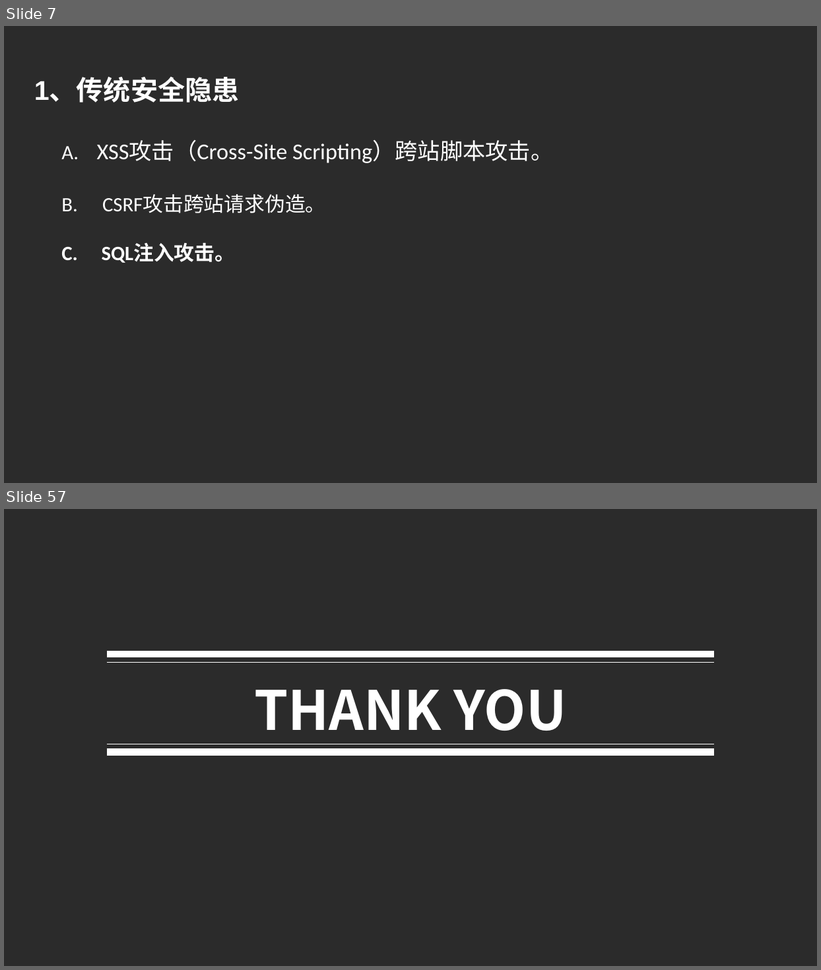
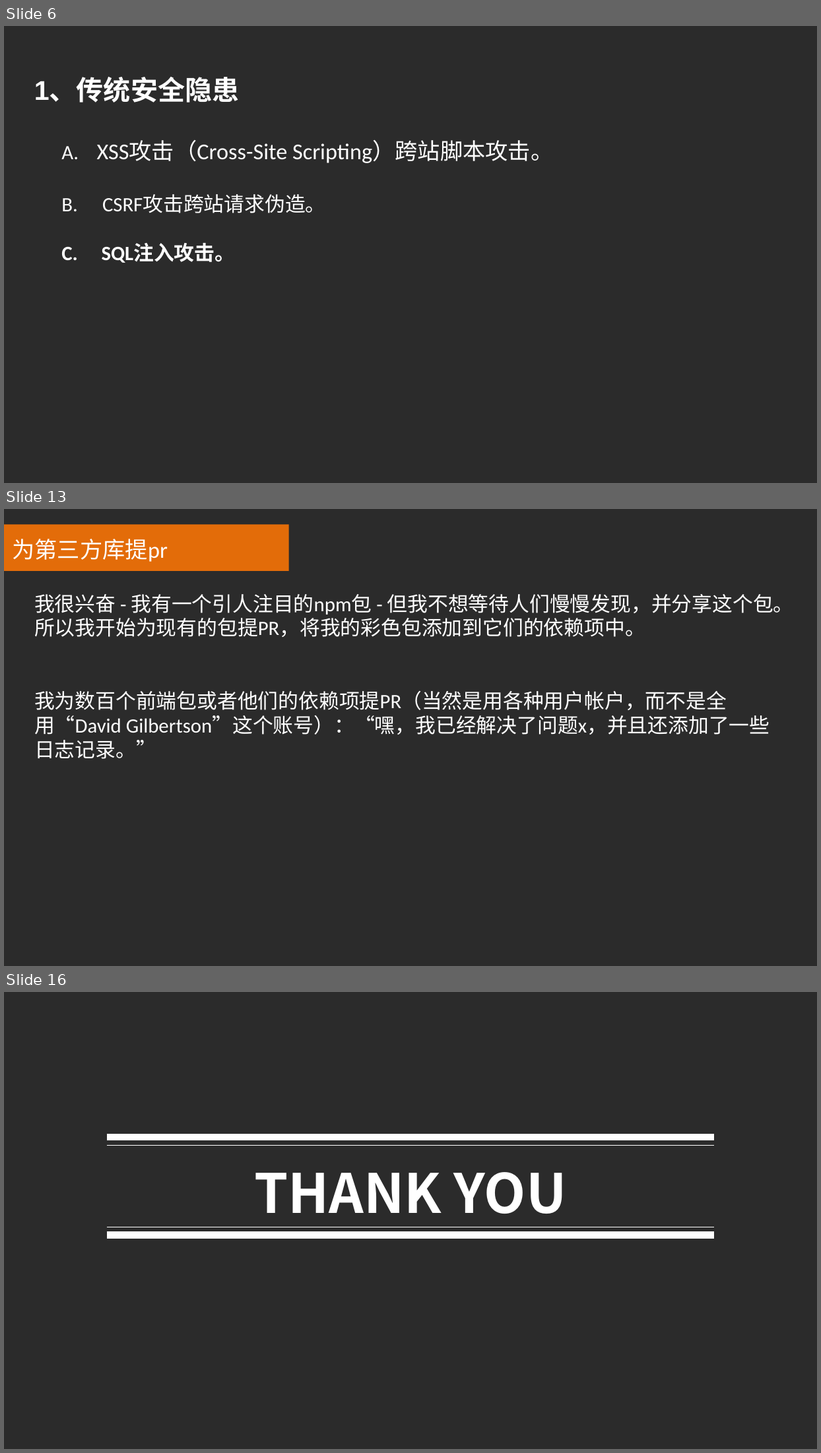
Before and after one commit to luke93h/git-blog, a slide deck: src/npm木马.pptx. Shown one above the other, each under a label of ours: slides 7 and 57 before the commit, slides 6, 13 and 16 after it; the slides between them are not shown. The pictures are 821x970 and 821x1453 pixels, drawn with LibreOffice and Linux fonts; fonts in the diff are those of the drawing; background and template pictures are left out; a plain dark background stands for a picture behind light text. Boxes give left, top, right and bottom in pixels: in the first picture for what was removed or moved away, otherwise in the second. Text is boxed around its words. In the diff, an @@ line names an element or a change of style, - is before the commit and + after.

```diff
--- a/src/npm木马.pptx
+++ b/src/npm木马.pptx
@@ slide 13 added at (x1=4, y1=509, x2=817, y2=966), background picture (left out) @@
@@ rectangle added at (x1=4, y1=524, x2=288, y2=571), fill #E36C09 @@
@@ text added at (x1=12, y1=539, x2=168, y2=562), 20 pt, text #FFFFFF @@
+为第三方库提pr
@@ text added at (x1=34, y1=594, x2=794, y2=759), 18 pt, text #FFFFFF @@
+我很兴奋 - 我有一个引人注目的npm包 - 但我不想等待人们慢慢发现，并分享这个包。所以我开始为现有的包提PR，将我的彩色包添加到它们的依赖项中。
+我为数百个前端包或者他们的依赖项提PR（当然是用各种用户帐户，而不是全用“David Gilbertson”这个账号）：“嘿，我已经解决了问题x，并且还添加了一些日志记录。”
@@ what was slide 7 is now slide 6 @@
@@ what was slide 57 is now slide 16 @@
```
Also in this commit, not shown: 2 slides changed, 7 other slides added, 49 slides removed.
